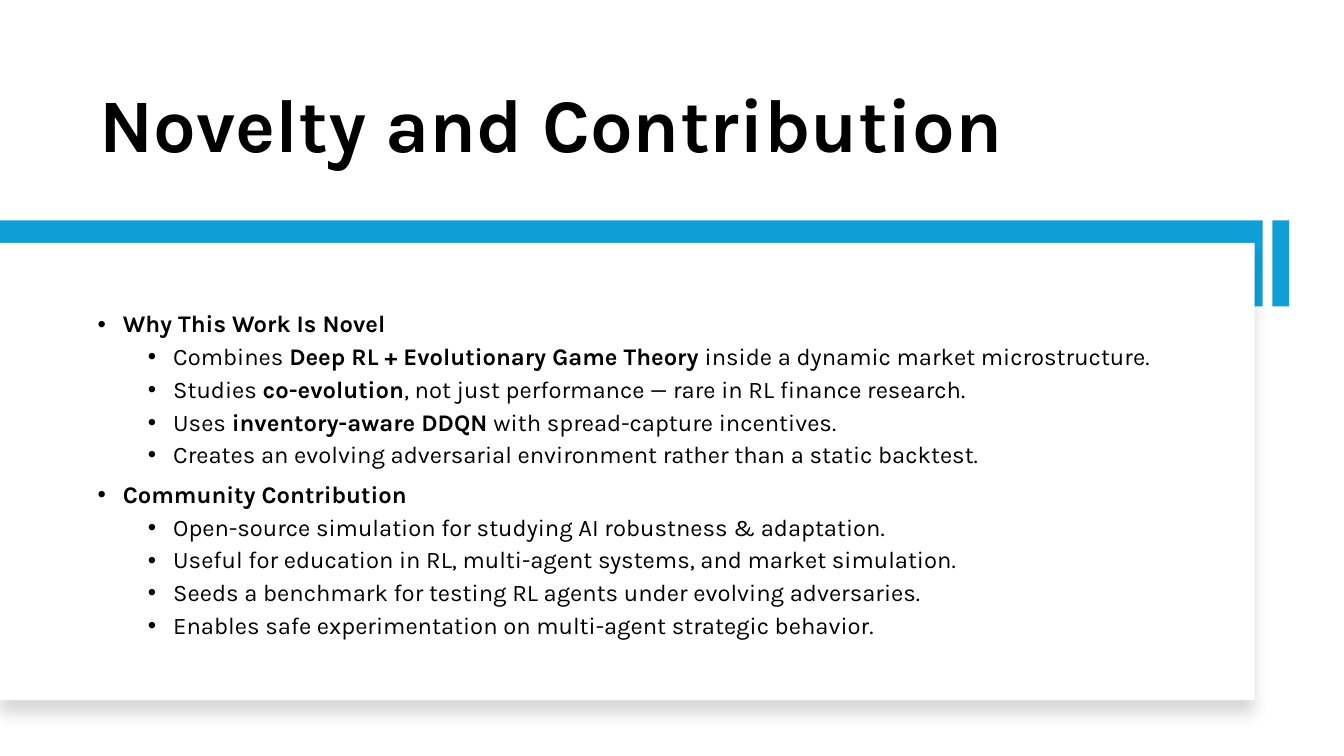
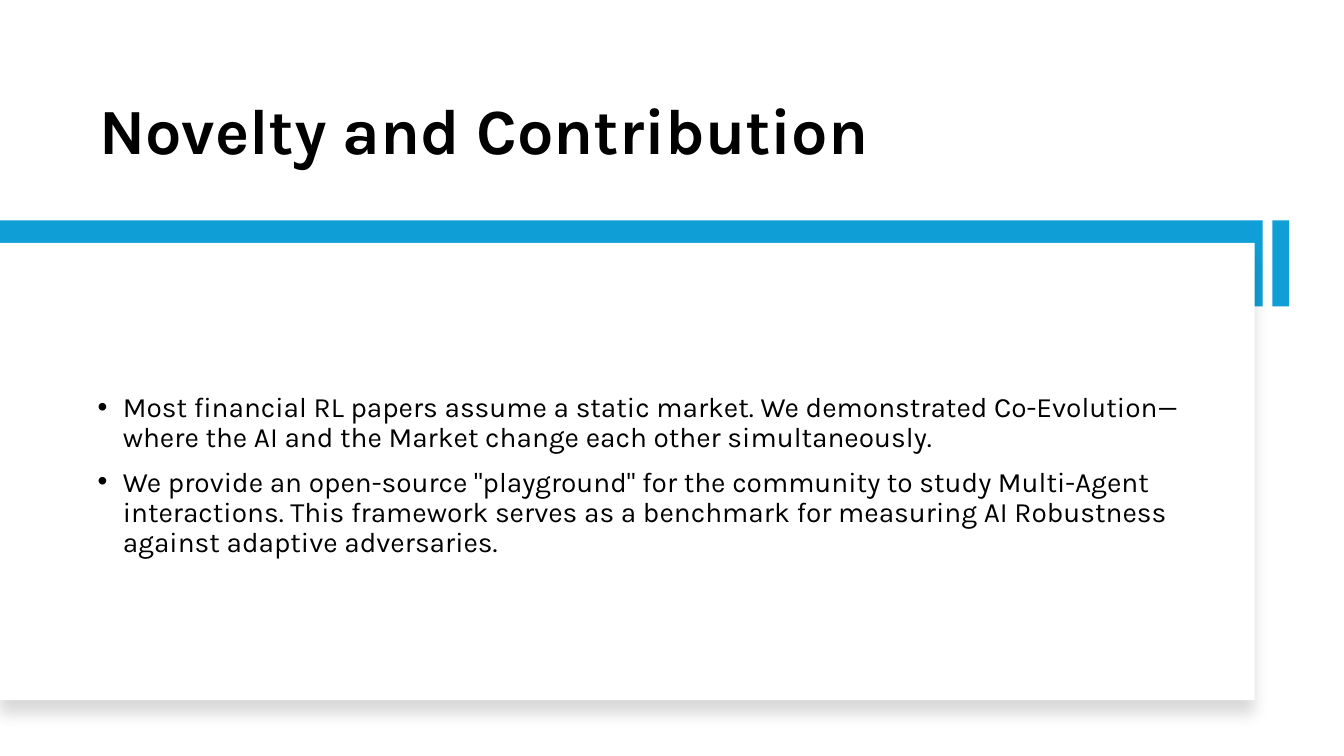
Before and after one commit to Srithwak/Coevolutionary_ARL_vs_EGT_agents_research, a slide deck: slide 12 of presentation.pptx (slide 13 before the commit). Drawn at 1344x756 pixels with LibreOffice and Linux fonts; fonts in the diff are those of the drawing. Boxes give left, top, right and bottom in pixels: in the first picture for what was removed or moved away, otherwise in the second. Text is boxed around its words. In the diff, an @@ line names an element or a change of style, - is before the commit and + after.

```diff
--- a/presentation.pptx
+++ b/presentation.pptx
@@ title "Novelty and Contribution" at (99, 108, 869, 170): size 54 to 46 pt @@
@@ text at (123, 397, 1178, 559): text changed; size 17 to 20 pt @@
-• Why This Work Is Novel
-  • Combines Deep RL + Evolutionary Game Theory inside a dynamic market microstructure.
-  • Studies co-evolution, not just performance — rare in RL finance research.
-  • Uses inventory-aware DDQN with spread-capture incentives.
-  • Creates an evolving adversarial environment rather than a static backtest.
-• Community Contribution
-  • Open-source simulation for studying AI robustness & adaptation.
-  • Useful for education in RL, multi-agent systems, and market simulation.
-  • Seeds a benchmark for testing RL agents under evolving adversaries.
-  • Enables safe experimentation on multi-agent strategic behavior.
+• Most financial RL papers assume a static market. We demonstrated Co-Evolution—where the AI and the Market change each other simultaneously.
+• We provide an open-source "playground" for the community to study Multi-Agent interactions. This framework serves as a benchmark for measuring AI Robustness against adaptive adversaries.
```
Also in this commit, not shown: 4 other slides changed, 9 slides added, 9 slides removed, 52 other files.
